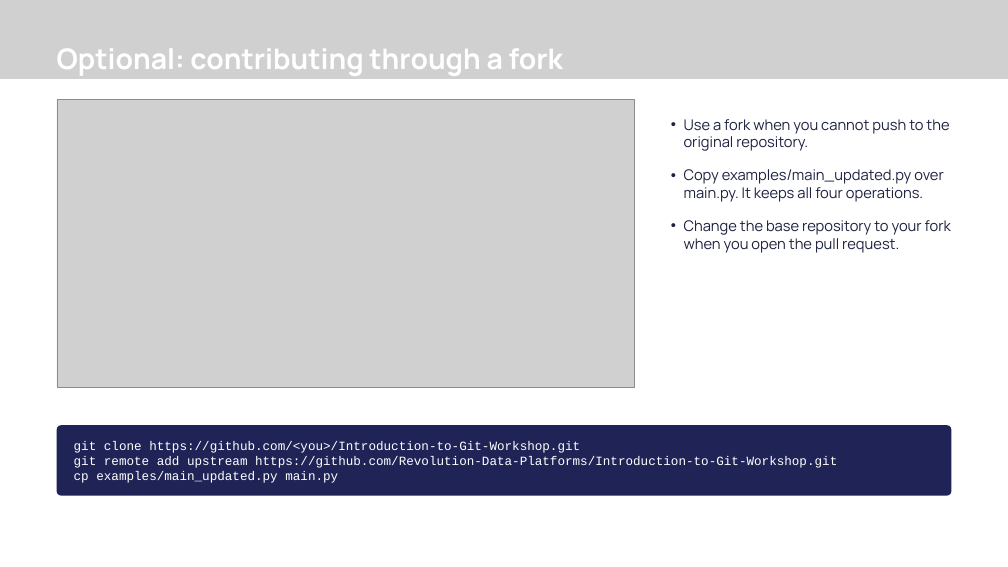
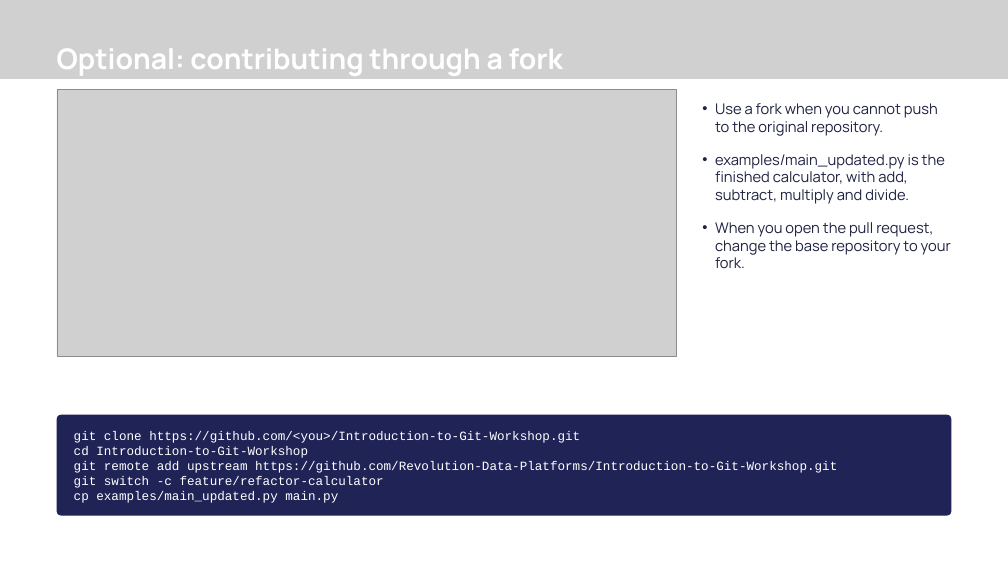
Before and after one commit to Revolution-Data-Platforms/Introduction-to-Git-Workshop, a slide deck: slide 57 of presentation/introduction-to-git-workshop.pptx. Drawn at 1008x567 pixels with LibreOffice and Linux fonts; fonts in the diff are those of the drawing; grey boxes stand for pictures; background and template pictures are left out. Boxes give left, top, right and bottom in pixels: in the first picture for what was removed or moved away, otherwise in the second. Text is boxed around its words. In the diff, an @@ line names an element or a change of style, - is before the commit and + after.

```diff
--- a/presentation/introduction-to-git-workshop.pptx
+++ b/presentation/introduction-to-git-workshop.pptx
@@ picture: place and size @@
-picture at [57,100,634,388]
+picture at [57,89,676,356]
@@ text "Use a fork when you ...": place and size @@
-text "Use a fork when you ..." at [684,119,951,253]
+text "Use a fork when you ..." at [715,103,951,268]
@@ text at [715,154,951,268]: text changed @@
-• Copy examples/main_updated.py over main.py. It keeps all four operations.
-• Change the base repository to your fork when you open the pull request.
+• examples/main_updated.py is the finished calculator, with add, subtract, multiply and divide.
+• When you open the pull request, change the base repository to your fork.
@@ rounded rectangle "git clone https://github.com/<you>/Introduction-to-Git-Works ...": place and size @@
-rounded rectangle "git clone https://github.com/<you>/Introduction-to-Git-Works ..." at [56,425,951,496]
+rounded rectangle "git clone https://github.com/<you>/Introduction-to-Git-Works ..." at [56,415,951,516]
@@ rounded rectangle "git clone https://github.com/<you>/Introduction-to-Git-Works ..." at [56,415,951,516]: proportions changed @@
@@ text in rounded rectangle at [74,446,308,458]: paragraph added @@
+cd Introduction-to-Git-Workshop
@@ text in rounded rectangle at [104,476,384,485]: paragraph added @@
+git switch -c feature/refactor-calculator
```
Also in this commit, not shown: 43 other slides changed, 13 other files.
